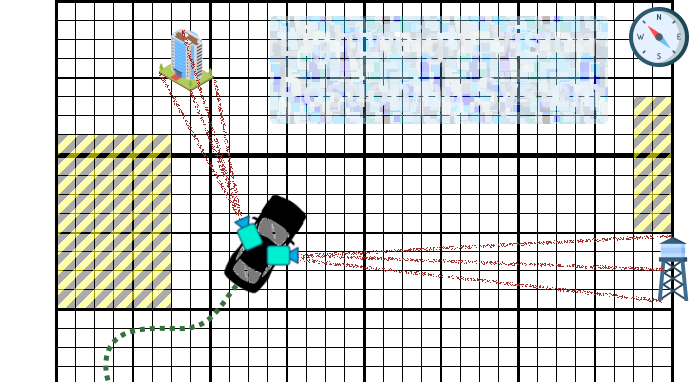
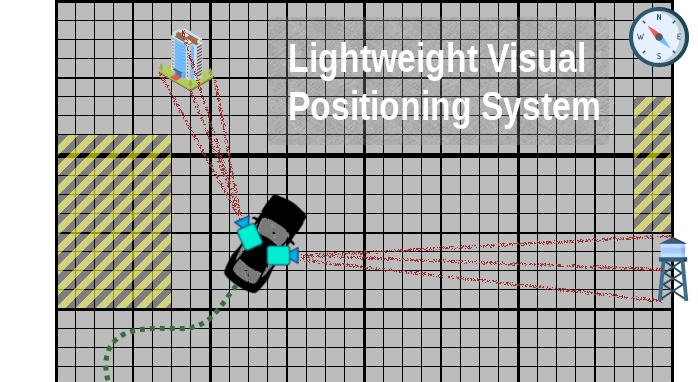
Comparing the layer stacks of the two (698, 382) images. Changes:
added layer "Lightweight Visual ..." above "Layer" over [290, 42, 599, 129]
added layer "Layer" (33%) above "Pasted Layer" over [268, 17, 609, 145]
painted on "Pasted Layer" over [270, 16, 608, 124]
added layer "Layer #1" (50%) over [58, 3, 671, 382]
